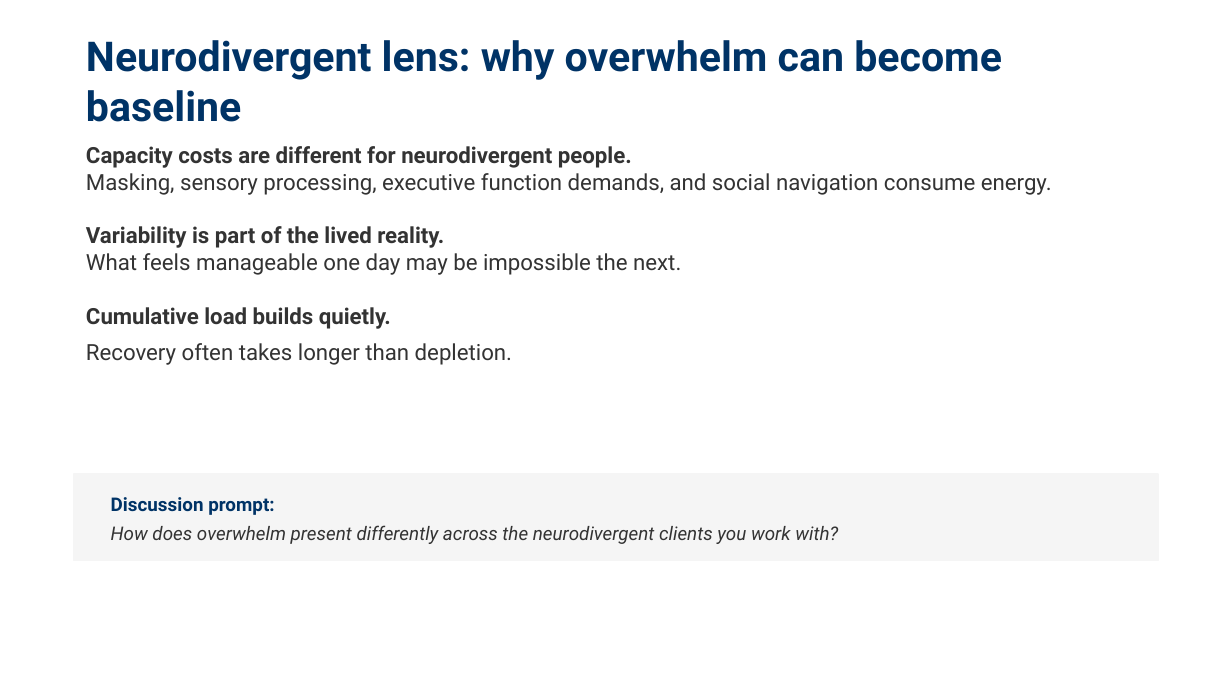
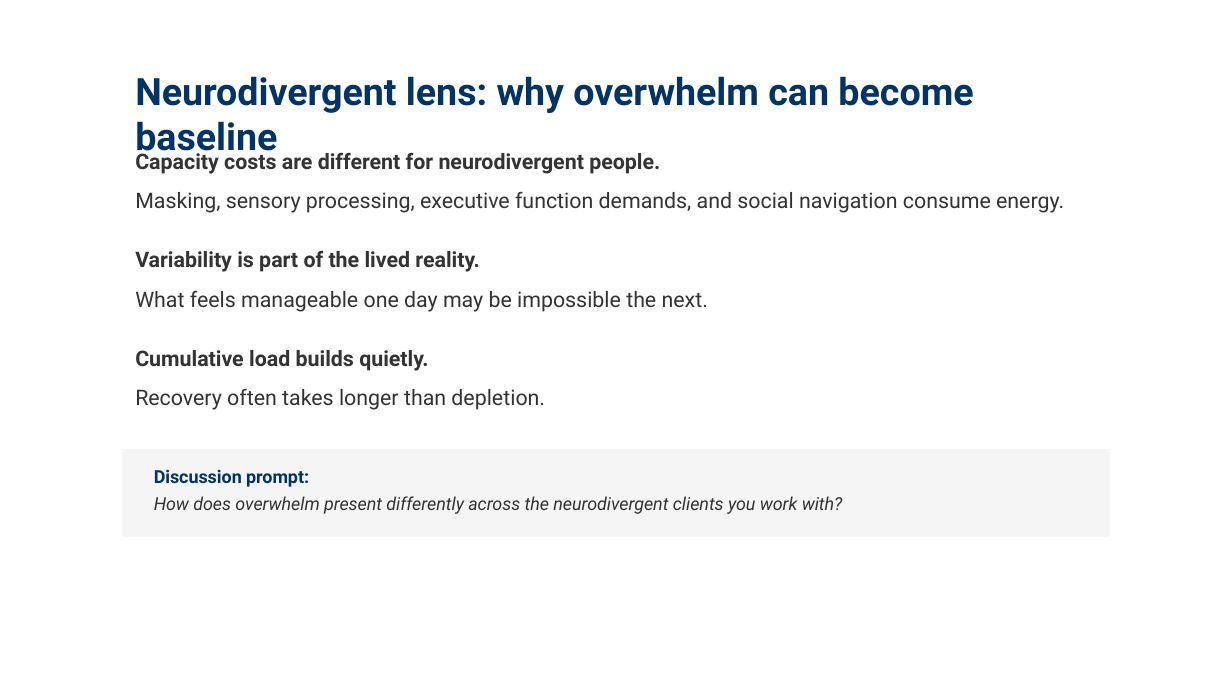
Before and after one commit to cathcoach4u/Internal-Resources-Training, a slide deck: slide 3 of docs/assets/files/presentations/Capacity_Overwhelm_MHPN_Session.pptx. Drawn at 1232x693 pixels with LibreOffice and Linux fonts; fonts in the diff are those of the drawing. Boxes give left, top, right and bottom in pixels: in the first picture for what was removed or moved away, otherwise in the second. Text is boxed around its words. In the diff, an @@ line names an element or a change of style, - is before the commit and + after.

```diff
--- a/docs/assets/files/presentations/Capacity_Overwhelm_MHPN_Session.pptx
+++ b/docs/assets/files/presentations/Capacity_Overwhelm_MHPN_Session.pptx
@@ text "Neurodivergent lens: why overwhelm can ...": place and size @@
-text "Neurodivergent lens: why overwhelm can ..." at [86,40,1002,122]
+text "Neurodivergent lens: why overwhelm can ..." at [135,76,973,160]
@@ text "Neurodivergent lens: why overwhelm can ..." at [135,76,973,160]: size 24 to 22 pt; vertical alignment middle to top @@
@@ text at [135,149,660,174]: text changed; size 13 to 12.5 pt; bold on @@
-Capacity costs are different for neurodivergent people.
-Masking, sensory processing, executive function demands, and social navigation consume energy.
-Variability is part of the lived reality.
-What feels manageable one day may be impossible the next.
-Cumulative load builds quietly.
-Recovery often takes longer than depletion.
+Capacity costs are different for neurodivergent people.
@@ text added at [135,191,1064,213], 12.5 pt, text #333333 @@
+Masking, sensory processing, executive function demands, and social navigation consume energy.
@@ text added at [135,250,479,272], 12.5 pt, text #333333, bold @@
+Variability is part of the lived reality.
@@ text added at [135,290,708,312], 12.5 pt, text #333333 @@
+What feels manageable one day may be impossible the next.
@@ text added at [135,350,428,371], 12.5 pt, text #333333, bold @@
+Cumulative load builds quietly.
@@ text added at [135,388,545,410], 12.5 pt, text #333333 @@
+Recovery often takes longer than depletion.
@@ rectangle: place and size @@
-rectangle at [74,474,1158,561]
+rectangle at [123,450,1109,536]
@@ rectangle at [123,450,1109,536]: proportions changed @@
@@ text added at [154,469,309,487], 10.5 pt, text #003366, bold @@
+Discussion prompt:
@@ text at [154,496,843,514]: text changed; size 11 to 10.5 pt @@
-Discussion prompt:
-How does overwhelm present differently across the neurodivergent clients you work with?
+How does overwhelm present differently across the neurodivergent clients you work with?
```
Also in this commit, not shown: 9 other slides changed.
